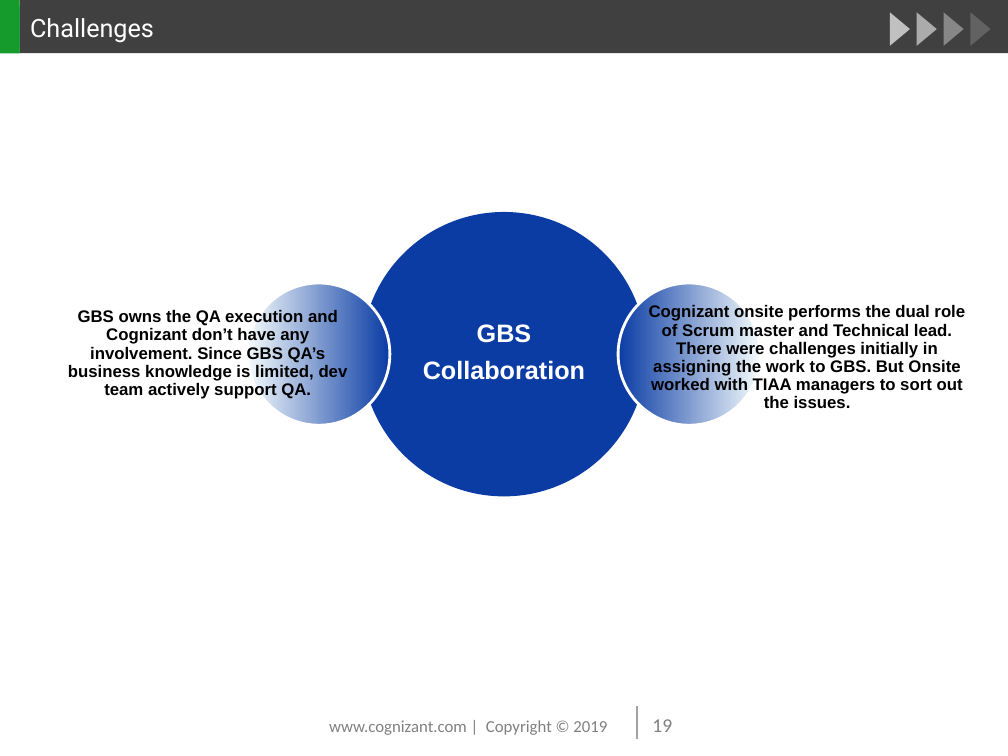
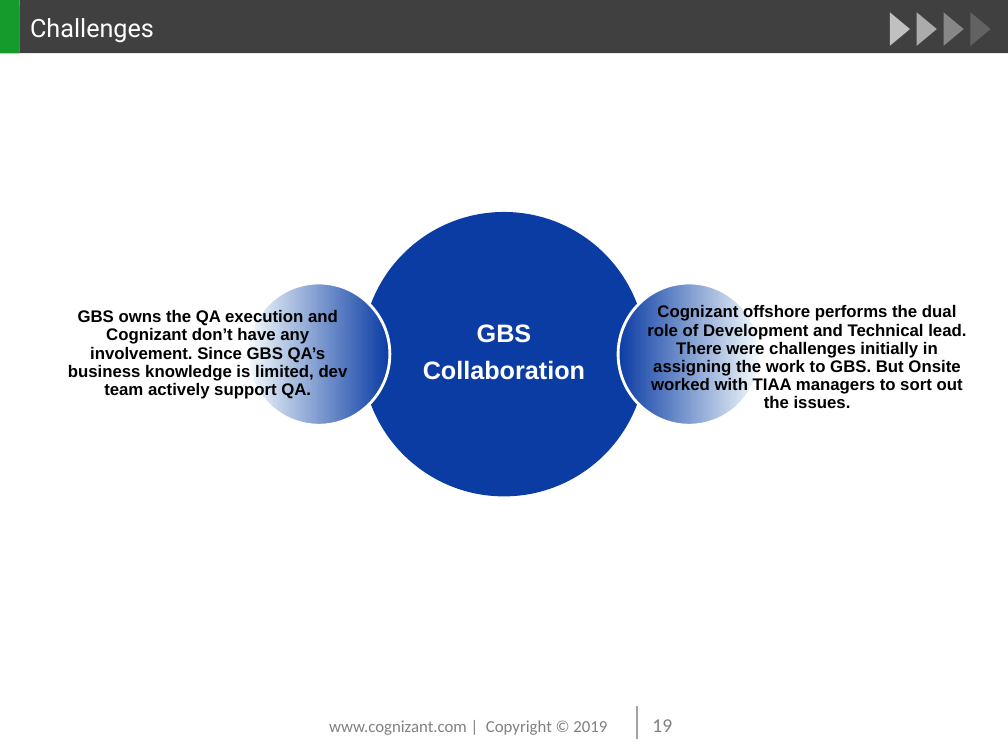
Before and after one commit to beulahmercy/myreact-quiz, a slide deck: slide 19 of TIAA Alexa Skill-PMR July 2019.pptx. Drawn at 1008x756 pixels with LibreOffice and Linux fonts; fonts in the diff are those of the drawing; background and template pictures are left out. Boxes give left, top, right and bottom in pixels: in the first picture for what was removed or moved away, otherwise in the second. Text is boxed around its words. In the diff, an @@ line names an element or a change of style, - is before the commit and + after.

Commit message:
version 1.0

```diff
--- a/TIAA Alexa Skill-PMR July 2019.pptx
+++ b/TIAA Alexa Skill-PMR July 2019.pptx
@@ text at bbox=[647, 304, 966, 408]: text changed @@
-  Cognizant onsite performs the dual role of Scrum master and Technical lead. There were challenges initially in assigning the work to GBS. But Onsite worked with TIAA managers to sort out the issues.
+  Cognizant offshore performs the dual role of Development and Technical lead. There were challenges initially in assigning the work to GBS. But Onsite worked with TIAA managers to sort out the issues.
```
Also in this commit, not shown: 2 other slides changed, 5 slides added.
